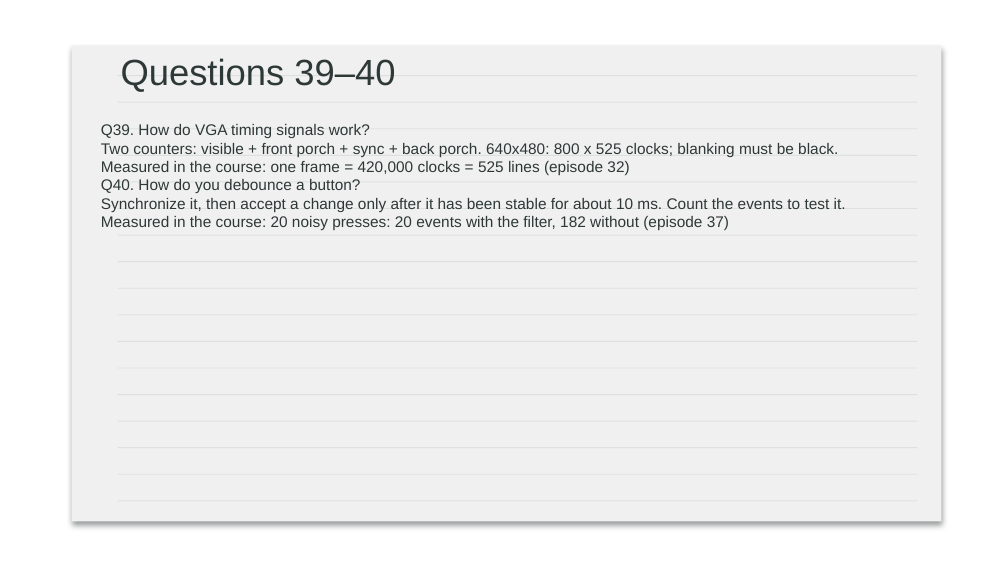
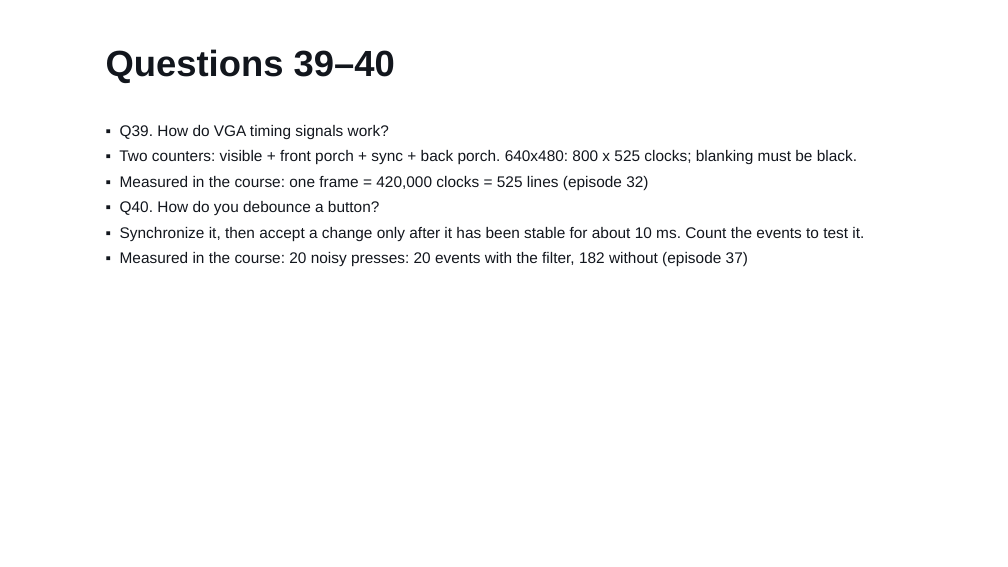
Before and after one commit to Silicon-Simplified/FPGA-Course, a slide deck: slide 26 of slides/ep43_interview_slides.pptx. Drawn at 1008x567 pixels with LibreOffice and Linux fonts; fonts in the diff are those of the drawing; background and template pictures are left out. Boxes give left, top, right and bottom in pixels: in the first picture for what was removed or moved away, otherwise in the second. Text is boxed around its words. In the diff, an @@ line names an element or a change of style, - is before the commit and + after.

```diff
--- a/slides/ep43_interview_slides.pptx
+++ b/slides/ep43_interview_slides.pptx
@@ text "Questions 39–40": place and size @@
-text "Questions 39–40" at (121,58,395,92)
+text "Questions 39–40" at (106,49,395,83)
@@ text "Questions 39–40" at (106,49,395,83): text colour #2D3837 to #12161D, bold on @@
@@ text at (119,125,864,267): text changed; text colour #2D3837 to #12161D @@
-Q39. How do VGA timing signals work?
-Two counters: visible + front porch + sync + back porch. 640x480: 800 x 525 clocks; blanking must be black.
-Measured in the course: one frame = 420,000 clocks = 525 lines (episode 32)
-Q40. How do you debounce a button?
-Synchronize it, then accept a change only after it has been stable for about 10 ms. Count the events to test it.
-Measured in the course: 20 noisy presses: 20 events with the filter, 182 without (episode 37)
+▪ Q39. How do VGA timing signals work?
+▪ Two counters: visible + front porch + sync + back porch. 640x480: 800 x 525 clocks; blanking must be black.
+▪ Measured in the course: one frame = 420,000 clocks = 525 lines (episode 32)
+▪ Q40. How do you debounce a button?
+▪ Synchronize it, then accept a change only after it has been stable for about 10 ms. Count the events to test it.
+▪ Measured in the course: 20 noisy presses: 20 events with the filter, 182 without (episode 37)
@@ group removed at (72,45,941,521): 17 rectangles, 1 rounded rectangle @@
```
Also in this commit, not shown: 31 other slides changed, 42 other files.
